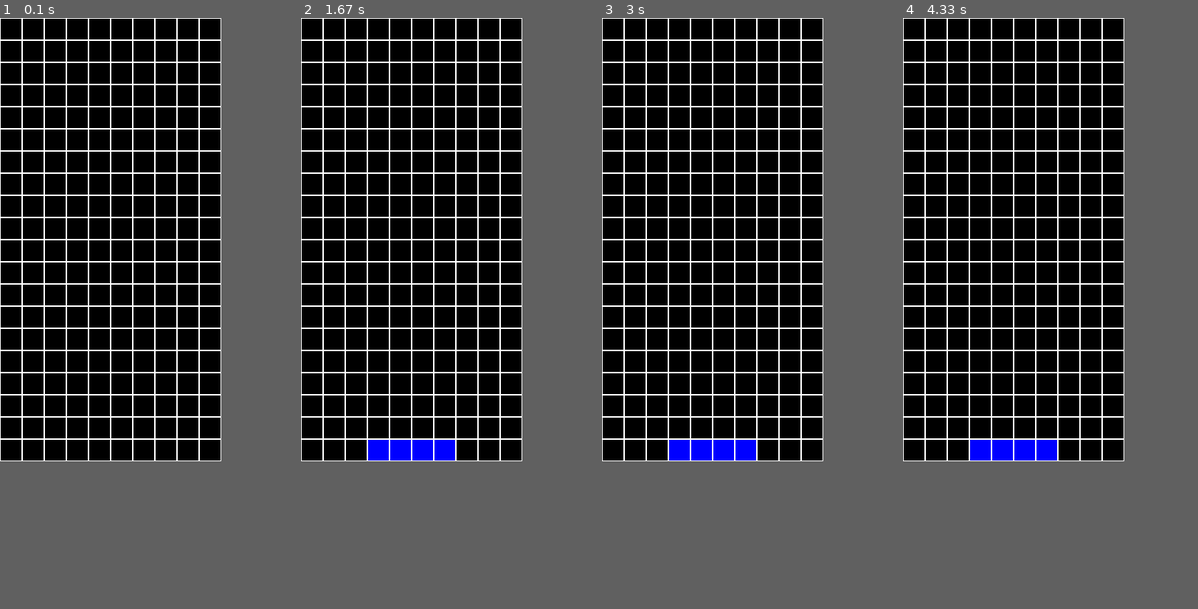
Above: before the commit, frames 1-4 (left to right).
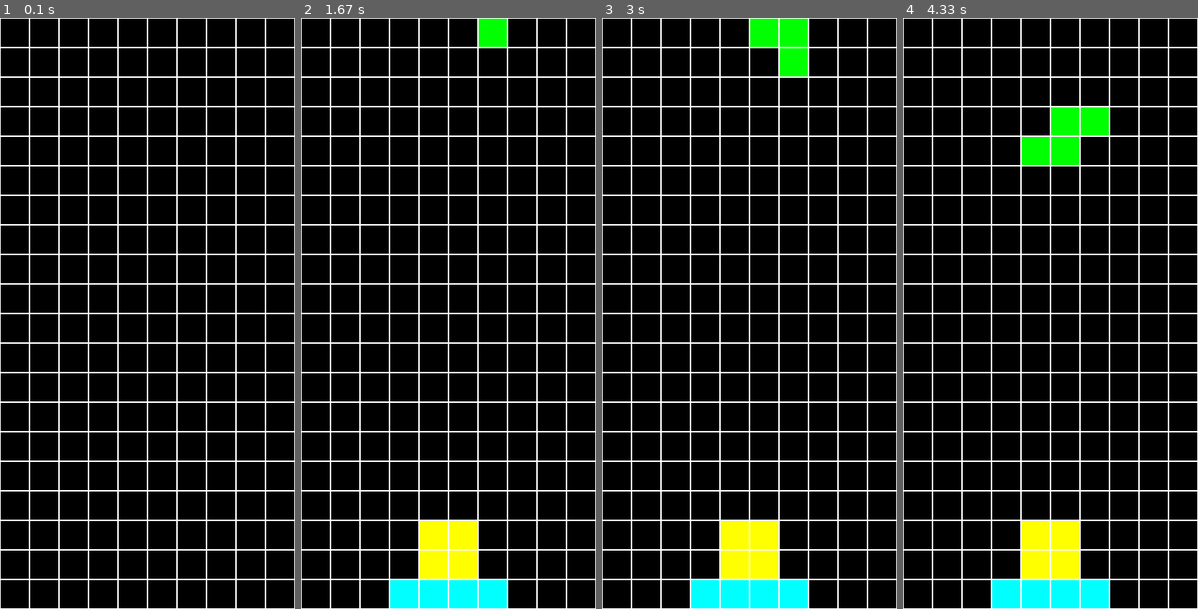
Above: after the commit, the same moments.

Repository: CogitoNTNU/TetrisAI
Game: pygame game, started from main.py
Same seed, same stepped clock (60 frames per second), same inputs: the game is played once before the commit and once after it.
Inputs:
- Up to frame 1 (0.1 s): no input
- Up to frame 2 (1.67 s): tap Space at 0.33, 0.67 s; hold Right 1-1.47 s; hold Up from 1.5 s (still down)
- Up to frame 3 (3 s): release Up at 1.97 s; hold Right 2-2.47 s; hold Left from 2.5 s (still down)
- Up to frame 4 (4.33 s): release Left at 3.03 s; hold Down 3.07-3.37 s; hold Left 3.4-3.8 s; hold Up 3.83-4.2 s; hold Right from 4.23 s (still down)
The window is 300x600 before the commit and 400x800 after it. Grey fills any space a smaller window leaves; there, only what the larger window draws over its background counts as a difference.

The runs differ from the first frame. In frame 1, 13% of the frame differs, in the area x 0-100%, y 0-100%; in frame 2, 18%; in frame 3, 19%; in frame 4, 19%.

Commit message:
feat: Added support for colors in pygame gui

Diff:
--- a/src/game/TetrisGameManager.py
+++ b/src/game/TetrisGameManager.py
@@ -5,11 +5,12 @@
 import sys
 
 from src.game.tetris import Action, Tetris
+from src.game.block import COLORS
 
 baseScore = 100
 
 # pygame visuals setup
-BLOCK_SIZE = 30
+BLOCK_SIZE = 40
 WIDTH = 10
 HEIGHT = 23
 START_HEIGHT = 3
@@ -19,7 +20,6 @@
 # Colors
 BLACK = (0, 0, 0)
 WHITE = (255, 255, 255)
-BLUE = (0, 0, 255)
 
 class TetrisGameManager:
     currentPiece = None
@@ -88,8 +88,8 @@
         temp_board = temp.board[START_HEIGHT:]
         for y in range(HEIGHT-START_HEIGHT):
             for x in range(WIDTH):
-                if temp_board[y][x] == 1:
-                    pygame.draw.rect(self.screen, BLUE, (x * BLOCK_SIZE, y * BLOCK_SIZE, BLOCK_SIZE, BLOCK_SIZE))
+                if temp_board[y][x] != 0:
+                    pygame.draw.rect(self.screen, COLORS[temp_board[y][x]-1], (x * BLOCK_SIZE, y * BLOCK_SIZE, BLOCK_SIZE, BLOCK_SIZE))
                 pygame.draw.rect(self.screen, WHITE, (x * BLOCK_SIZE, y * BLOCK_SIZE, BLOCK_SIZE, BLOCK_SIZE), 1)
 
 
